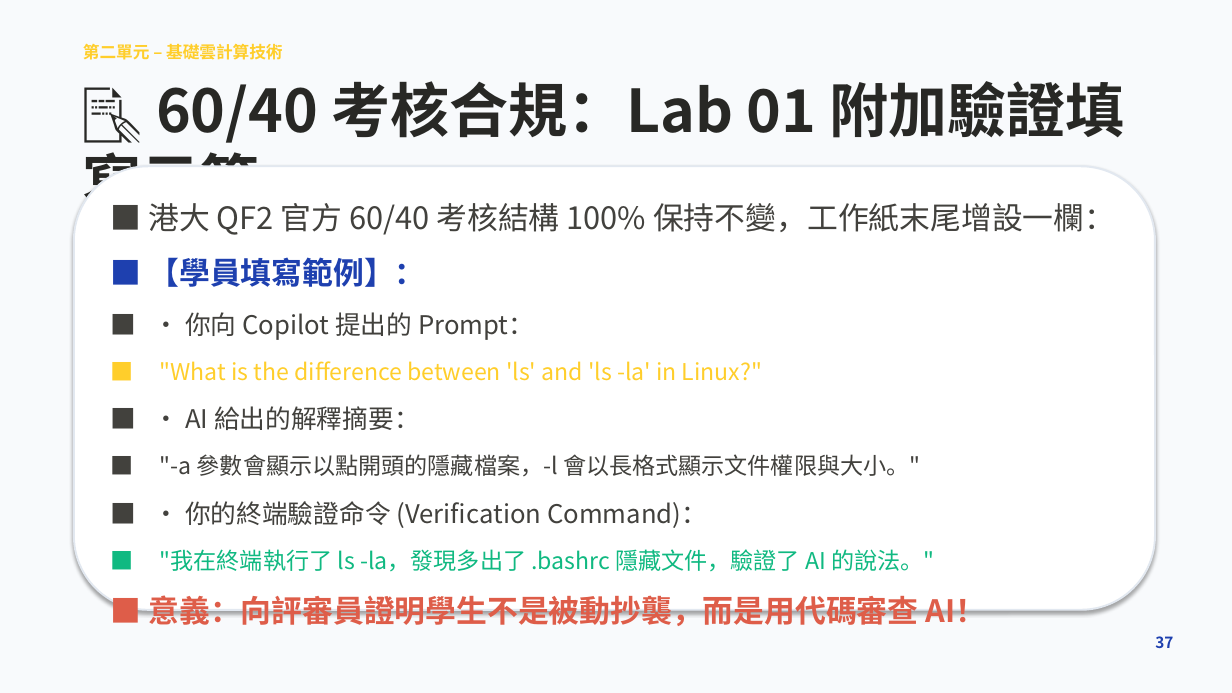
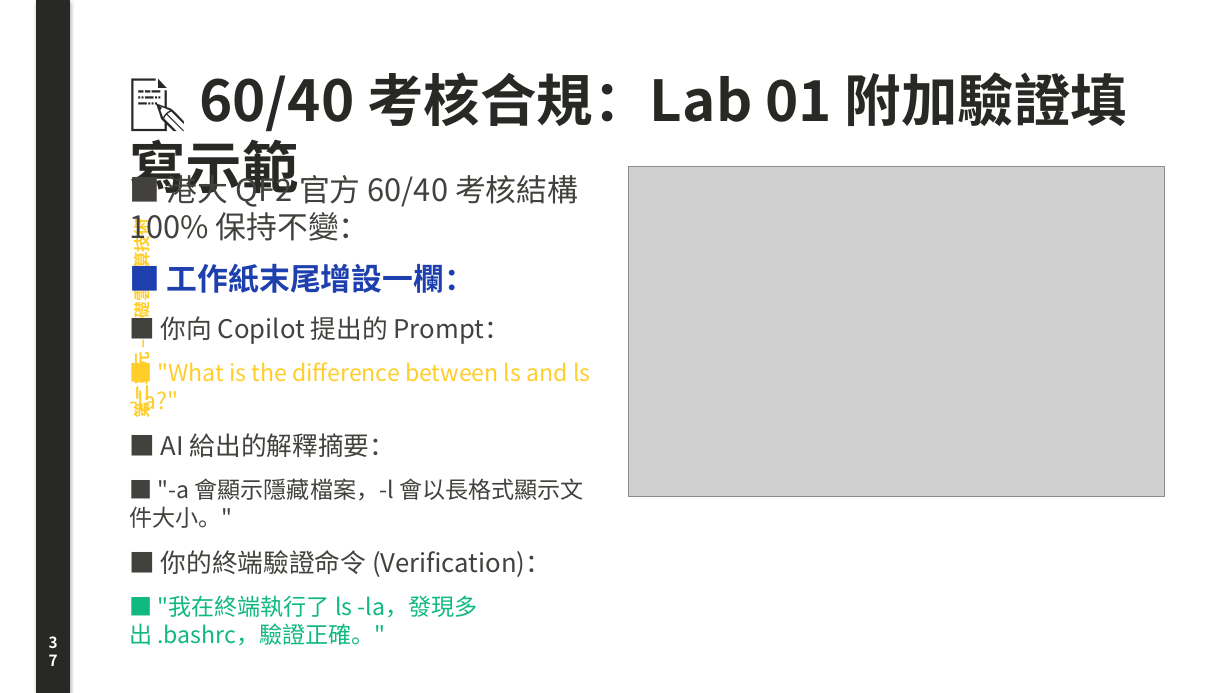
Before and after one commit to joe-ging/seed-cloud-curriculum, a slide deck: slide 37 of downloads/Deck01_Cloud_Foundations_Lecture_Note.pptx. Drawn at 1232x693 pixels with LibreOffice and Linux fonts; fonts in the diff are those of the drawing; grey boxes stand for pictures. Boxes give left, top, right and bottom in pixels: in the first picture for what was removed or moved away, otherwise in the second. Text is boxed around its words. In the diff, an @@ line names an element or a change of style, - is before the commit and + after.

Commit message:
feat: faithful original PPT layout with left vertical sidebar and large illustrations

```diff
--- a/downloads/Deck01_Cloud_Foundations_Lecture_Note.pptx
+++ b/downloads/Deck01_Cloud_Foundations_Lecture_Note.pptx
@@ rectangle: place and size @@
-rectangle at box(0, 0, 1232, 693)
+rectangle at box(37, 0, 69, 693)
@@ rectangle at box(37, 0, 69, 693): fill #F8FAFC to #282825; outline #F8FAFC 0.75 pt to #282825 0.75 pt @@
@@ text "第二單元 – 基礎雲計算技術": place and size @@
-text "第二單元 – 基礎雲計算技術" at box(83, 43, 283, 60)
+text "第二單元 – 基礎雲計算技術" at box(129, 230, 153, 417)
@@ text "第二單元 – 基礎雲計算技術" at box(129, 230, 153, 417): rotation 0 to 270 degrees @@
@@ text "📝 60/40 考核合規：Lab 01 附加驗證填寫示範": place and size @@
-text "📝 60/40 考核合規：Lab 01 附加驗證填寫示範" at box(83, 81, 1125, 218)
+text "📝 60/40 考核合規：Lab 01 附加驗證填寫示範" at box(129, 72, 1127, 203)
@@ text "📝 60/40 考核合規：Lab 01 附加驗證填寫示範" at box(129, 72, 1127, 203): size 46 to 44 pt @@
@@ rounded rectangle removed at box(74, 166, 1155, 610) @@
@@ text at box(129, 170, 590, 646): text changed @@
-■ 港大 QF2 官方 60/40 考核結構 100% 保持不變，工作紙末尾增設一欄：
-■ 【學員填寫範例】：
-■ • 你向 Copilot 提出的 Prompt：
-■ "What is the difference between 'ls' and 'ls -la' in Linux?"
-■ • AI 給出的解釋摘要：
-■ "-a 參數會顯示以點開頭的隱藏檔案，-l 會以長格式顯示文件權限與大小。"
-■ • 你的終端驗證命令 (Verification Command)：
-■ "我在終端執行了 ls -la，發現多出了 .bashrc 隱藏文件，驗證了 AI 的說法。"
-■ 意義：向評審員證明學生不是被動抄襲，而是用代碼審查 AI！
+■ 港大 QF2 官方 60/40 考核結構 100% 保持不變：
+■ 工作紙末尾增設一欄：
+■ 你向 Copilot 提出的 Prompt：
+■ "What is the difference between ls and ls -la?"
+■ AI 給出的解釋摘要：
+■ "-a 會顯示隱藏檔案，-l 會以長格式顯示文件大小。"
+■ 你的終端驗證命令 (Verification)：
+■ "我在終端執行了 ls -la，發現多出 .bashrc，驗證正確。"
@@ picture added at box(628, 166, 1165, 496) @@
@@ text "37": place and size @@
-text "37" at box(1155, 636, 1173, 648)
+text "37" at box(37, 628, 69, 665)
@@ text "37" at box(37, 628, 69, 665): text colour #1E40AF to #FFFFFF; alignment right to centre @@
```
Also in this commit, not shown: 15 other slides changed, 24 slides added, 24 slides removed, 3 other files.
